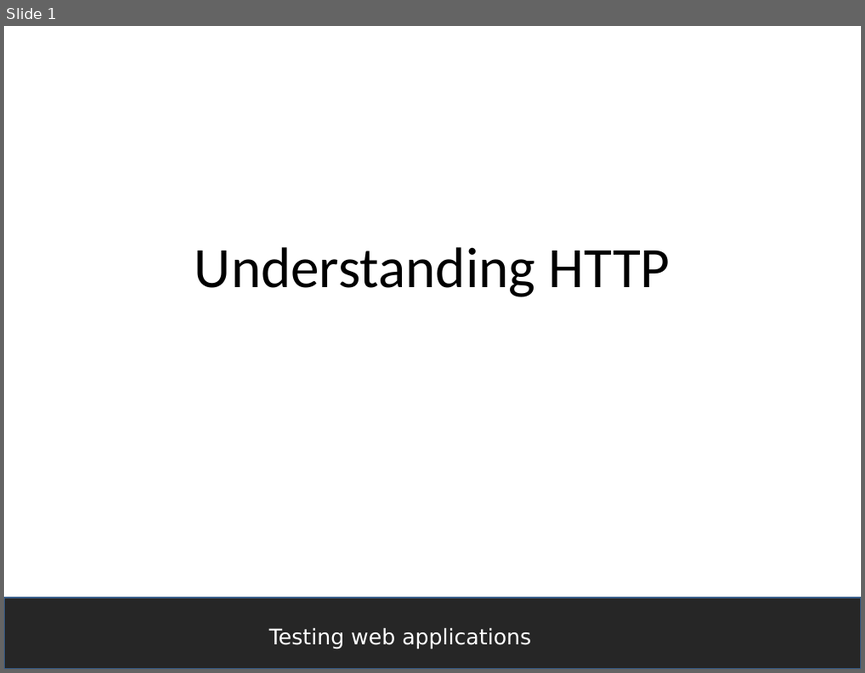
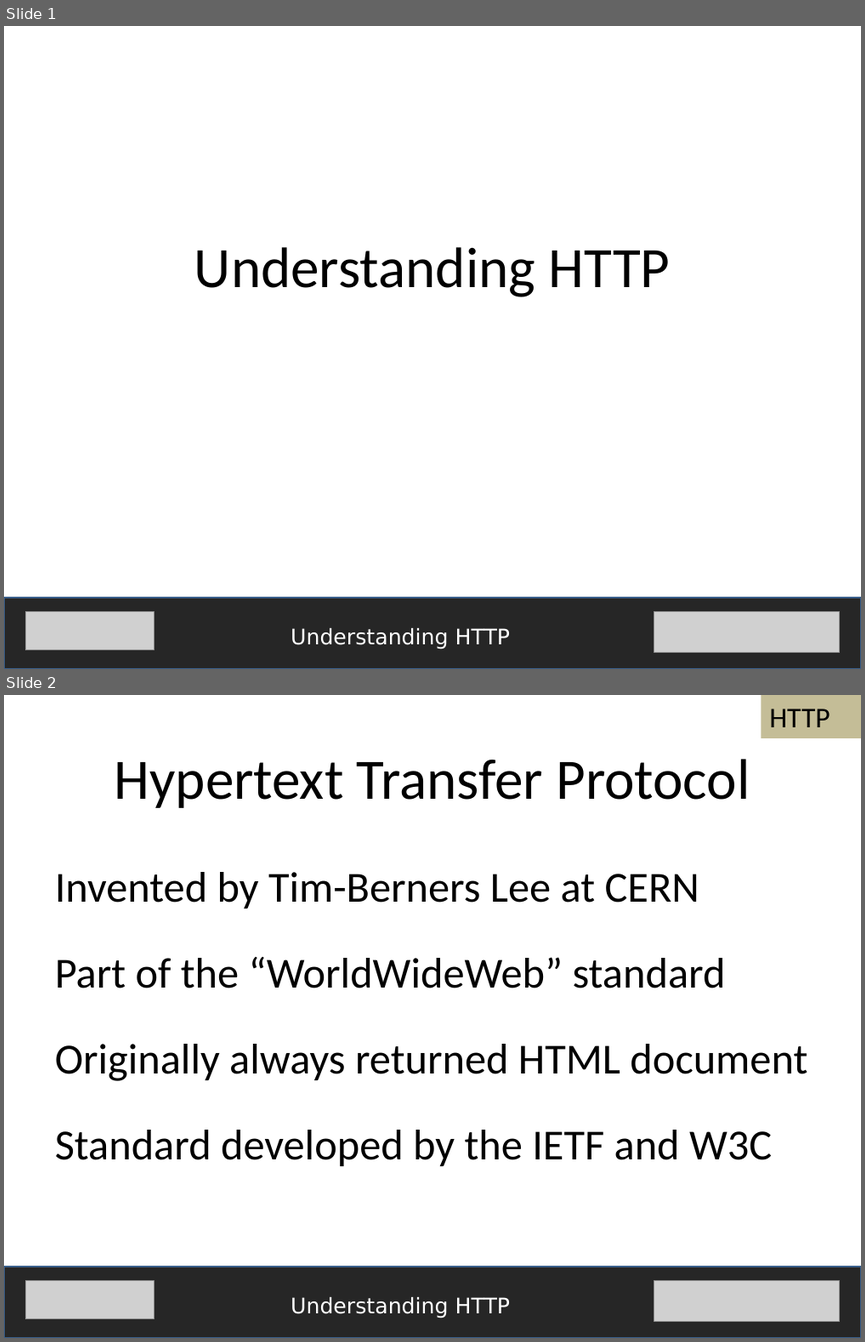
Before and after one commit to fijiaaron/testing-web-apps-and-services, a slide deck: presentations/Understanding HTTP.pptx. Shown one above the other, each under a label of ours: slide 1 before the commit, slides 1 and 2 after it. The pictures are 865x673 and 865x1342 pixels, drawn with LibreOffice and Linux fonts; fonts in the diff are those of the drawing; grey boxes stand for pictures. Boxes give left, top, right and bottom in pixels: in the first picture for what was removed or moved away, otherwise in the second. Text is boxed around its words. In the diff, an @@ line names an element or a change of style, - is before the commit and + after.

Commit message:
finished understanding web services presentation

```diff
--- a/presentations/Understanding HTTP.pptx
+++ b/presentations/Understanding HTTP.pptx
@@ slide 2 added at [4,695,861,1338], background #FFFFFF @@
@@ rectangle added at [760,695,861,737], fill #C4BD97, 24 pt, text #000000 @@
+HTTP
@@ text added at [114,759,749,808], 48 pt, text #000000 @@
+Hypertext Transfer Protocol
@@ text added at [55,872,807,1166], 36 pt, text #000000 @@
+Invented by Tim-Berners Lee at CERN
+Part of the “WorldWideWeb” standard
+Originally always returned HTML document
+Standard developed by the IETF and W3C
@@ rectangle added at [4,1266,861,1338], fill #262626, outline #3A5F8C 2 pt @@
@@ picture added at [25,1280,154,1319] @@
@@ picture added at [653,1280,840,1321] @@
@@ text added at [290,1297,510,1318], 18 pt, text #FFFFFF @@
+Understanding HTTP
@@ slide 1 changed as well @@
@@ picture added at [25,611,154,650] @@
@@ picture added at [653,611,840,652] @@
@@ text at [290,628,510,649]: text changed @@
-Testing web applications
+Understanding HTTP
```
Also in this commit, not shown: 20 other slides added, 2 other files.
